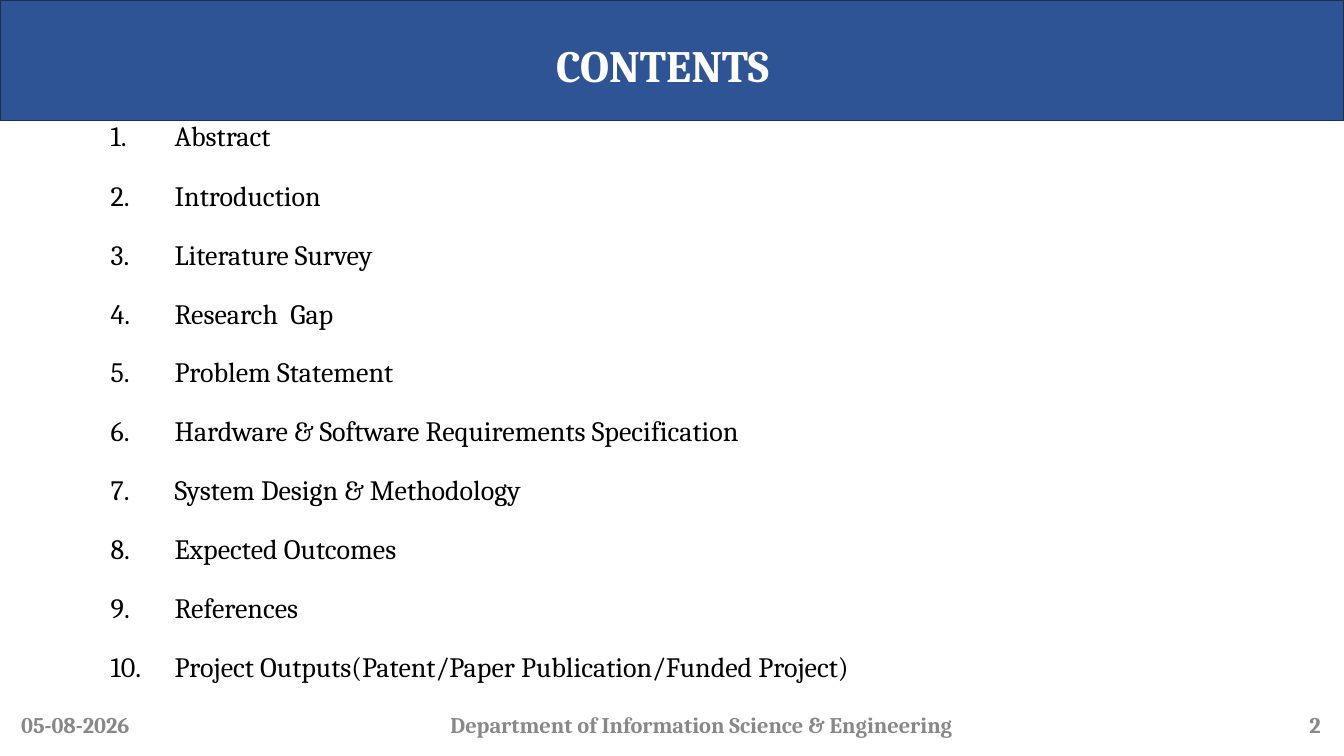
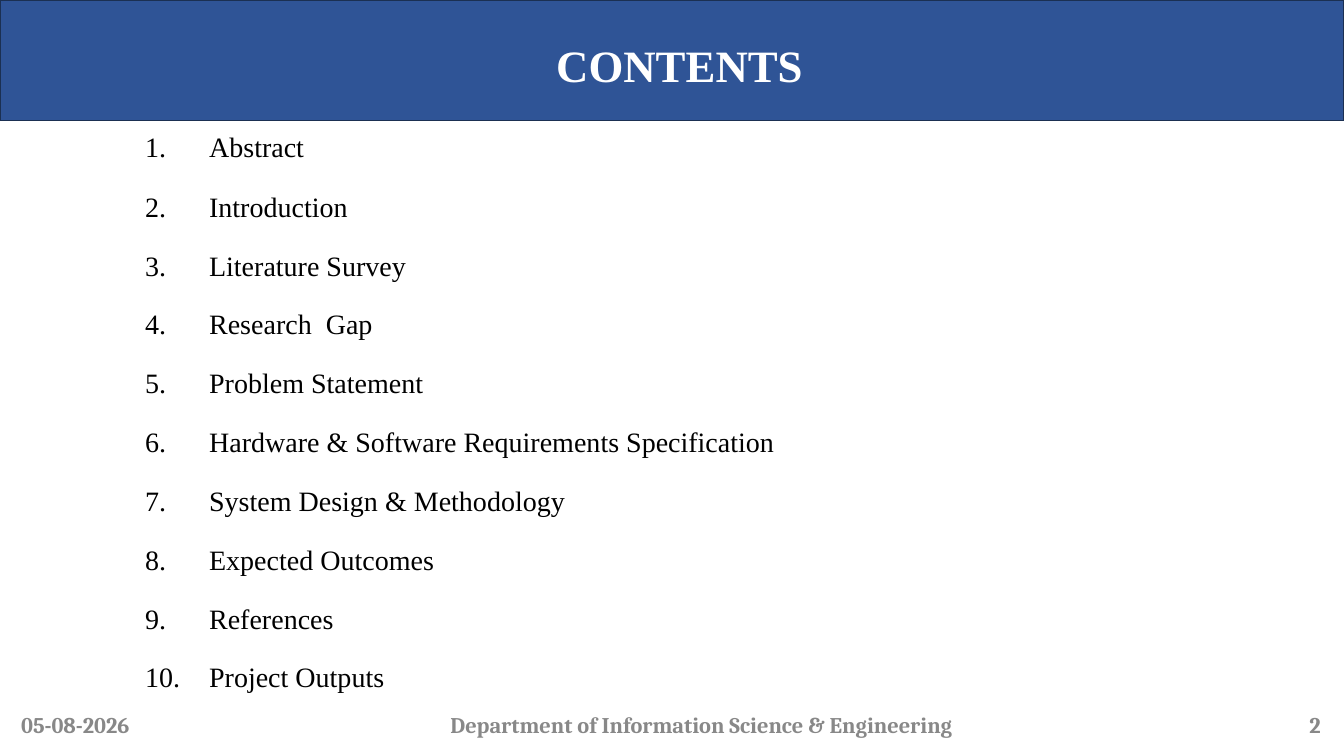
Before and after one commit to Dikshith-Manjunath/FS-Lab, a slide deck: slide 2 of A-08_TG-SNN.pptx. Drawn at 1344x756 pixels with LibreOffice and Linux fonts; fonts in the diff are those of the drawing; background and template pictures are left out. Boxes give left, top, right and bottom in pixels: in the first picture for what was removed or moved away, otherwise in the second. Text is boxed around its words. In the diff, an @@ line names an element or a change of style, - is before the commit and + after.

```diff
--- a/A-08_TG-SNN.pptx
+++ b/A-08_TG-SNN.pptx
@@ title "CONTENTS" at [556, 52, 802, 83]: font Cambria to Times New Roman @@
@@ text "Abstract": place and size @@
-text "Abstract" at [175, 120, 848, 683]
+text "Abstract" at [209, 137, 774, 693]
@@ text at [209, 137, 774, 630]: font Cambria to Times New Roman @@
@@ text at [209, 668, 384, 693]: text changed; font Cambria to Times New Roman @@
-10. Project Outputs(Patent/Paper Publication/Funded Project)
+10. Project Outputs
```
Also in this commit, not shown: 11 other slides changed, 1 other file.
